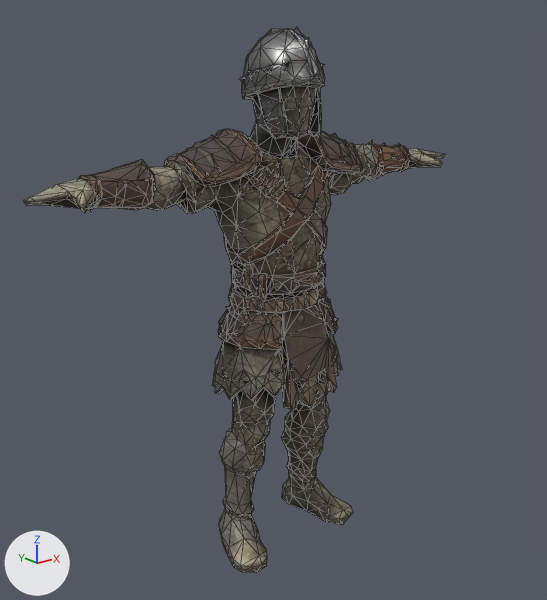
A saved change to the glTF model production/ascendant-realms-godot/assets/characters/barrosan_clan_levy/barrosan_clan_levy.glb.
One viewpoint serves both versions: a camera (50 mm lens) standing at (-1.59, -1.97, 1.65) and looking at (0.06, 0.1, 0.83). Every picture has the same lights, and +X, +Y and +Z are marked at lower left. The picture after the commit comes second. Mesh edges are drawn as thin lines.

In view in the first picture: 'tripo_node_0eba6f5f-0ff7-4bb4-9465-9b9818af2808'.
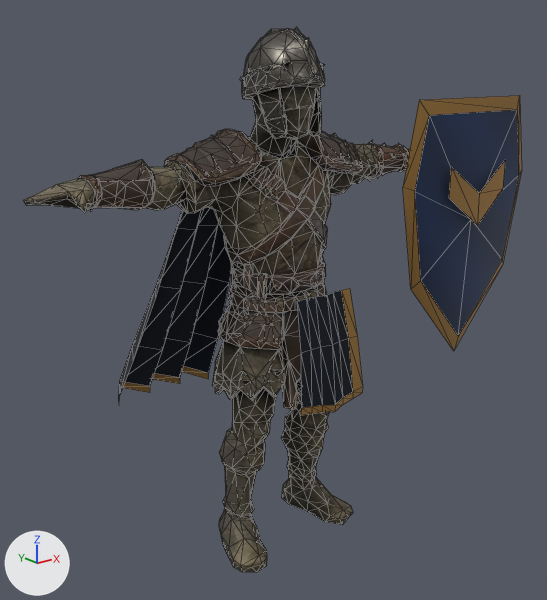
Where the change shows, as pixel boxes (x1, y1, x2, y2) in the pictures (547 x 600 px):
'tripo_node_0eba6f5f-0ff7-4bb4-9465-9b9818af2808', surface changed
    both: (24, 27, 410, 572)
'ClanLevy_HeaterShield', added (blue)
    after: (403, 96, 522, 351)
    faces in mat_levy___clan_blue_shield_paint (picture img_clanlevy_weathered_shield_paint): (415, 110, 519, 336)
    faces in mat_levy___worn_brass_embroidery (brown #9e773c): (403, 96, 522, 351)
'ClanLevy_IndigoSplitCloak_Left', added
    after: (118, 207, 231, 406)
    faces in mat_levy___dyed_indigo_wool (picture img_clanlevy_indigo_wool_albedo): (118, 207, 231, 398)
    faces in mat_levy___worn_brass_embroidery (brown #9e773c): (118, 366, 208, 406)
'ClanLevy_ClanTabard', added
    after: (297, 288, 363, 415)
    faces in mat_levy___dyed_indigo_wool (picture img_clanlevy_indigo_wool_albedo): (297, 290, 353, 408)
    faces in mat_levy___worn_brass_embroidery (brown #9e773c): (301, 288, 363, 415)
'ClanLevy_ShieldRelief', added (brown)
    after: (449, 161, 505, 225)

The change, as a diff of the scene's bpy script:
```diff
--- a/production/ascendant-realms-godot/assets/characters/barrosan_clan_levy/barrosan_clan_levy.glb.py
+++ b/production/ascendant-realms-godot/assets/characters/barrosan_clan_levy/barrosan_clan_levy.glb.py
@@ mat_tripo_material_0eba6f5f_0ff7_4bb4_9465_9b9818af2808 @@
 n2 = _N.new('ShaderNodeTexImage'); n2.name = 'Image Texture'
-n2.image = img_color_0eba6f5f_0ff7_4bb4_9465_9b9818af2808
+n2.image = img_clanlevy_worn_armor_albedo
 n3 = _N.new('ShaderNodeSeparateColor'); n3.name = 'Separate Color'
@@ me_clanlevy_shieldrelief @@
+me_clanlevy_shieldrelief.from_pydata([(0.59, -0.251, 1.3), (0.75, -0.262, 1.19), (0.91, -0.251, 1.3), (0.91, -0.251, 1.19), (0.75, -0.265, 1.07), (0.59, -0.251, 1.19)], [], [(0, 1, 4), (0, 4, 5), (1, 2, 3), (1, 3, 4)])
+me_clanlevy_shieldrelief.materials.append(mat_levy___worn_brass_embroidery)  # brown #9e773c
@@ ob_clanlevy_shieldrelief @@
+ob_clanlevy_shieldrelief = bpy.data.objects.new('ClanLevy_ShieldRelief', me_clanlevy_shieldrelief)
+ob_clanlevy_shieldrelief.location = (0.0, 0.0, 0.0)
@@ ob_clanlevy_indigosplitcloak_left @@
+ob_clanlevy_indigosplitcloak_left = bpy.data.objects.new('ClanLevy_IndigoSplitCloak_Left', me_clanlevy_indigosplitcloak_left)  # 49 vertices, 72 faces; spans x -0.47..-0.015, y 0.1..0.426, z 0.48..1.37; in mat_levy___dyed_indigo_wool (picture img_clanlevy_indigo_wool_albedo), mat_levy___worn_brass_embroidery (brown #9e773c)
+ob_clanlevy_indigosplitcloak_left.location = (0.0, 0.0, 0.0)
@@ ob_clanlevy_heatershield @@
+ob_clanlevy_heatershield = bpy.data.objects.new('ClanLevy_HeaterShield', me_clanlevy_heatershield)  # 15 vertices, 21 faces; spans x 0.4..1.1, y -0.235..-0.2, z 0.55..1.53; in mat_levy___clan_blue_shield_paint (picture img_clanlevy_weathered_shield_paint), mat_levy___worn_brass_embroidery (brown #9e773c)
+ob_clanlevy_heatershield.location = (0.0, 0.0, 0.0)
@@ ob_clanlevy_clantabard @@
+ob_clanlevy_clantabard = bpy.data.objects.new('ClanLevy_ClanTabard', me_clanlevy_clantabard)  # 28 vertices, 36 faces; spans x -0.138..0.138, y -0.31..-0.245, z 0.55..0.94; in mat_levy___dyed_indigo_wool (picture img_clanlevy_indigo_wool_albedo), mat_levy___worn_brass_embroidery (brown #9e773c)
+ob_clanlevy_clantabard.location = (0.0, 0.0, 0.0)
```
